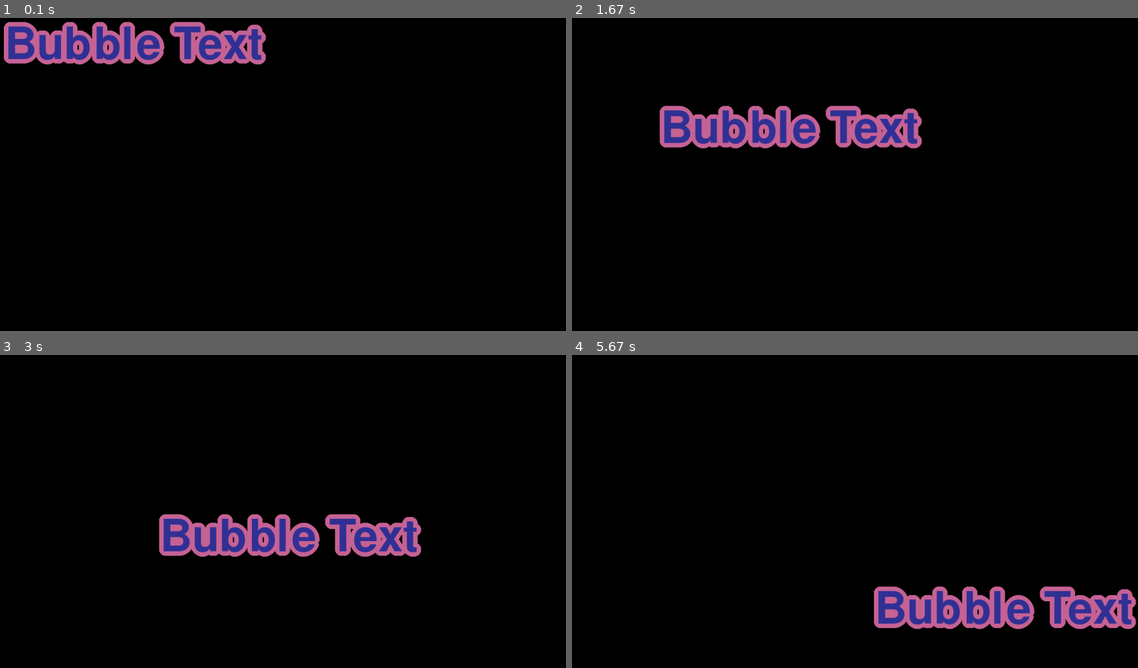
Above: before the commit, frames 1-4 (two rows, left to right).
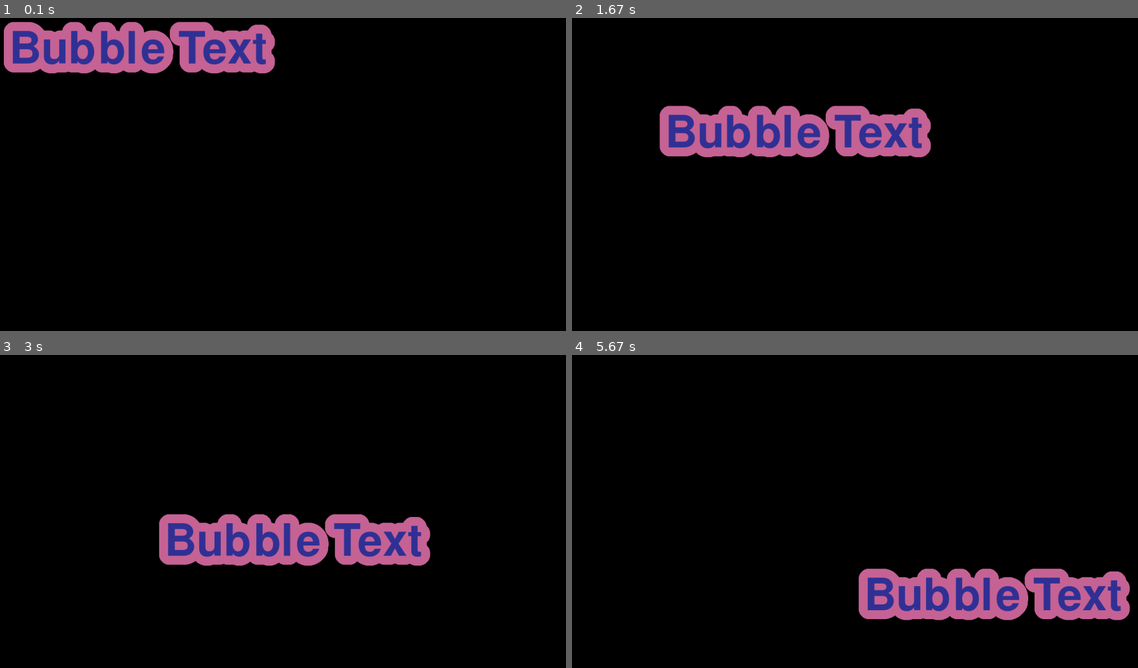
Above: after the commit, the same moments.

Repository: JeremiahCheatham/Bubble-Text
Game: pygame game, started from Python-Pygame/main.py
The game is run twice, just before and just after one commit, with the same random seed, the same clock (stepped at 60 frames per second) and the same inputs.
Inputs:
- Up to frame 1 (0.1 s): no input
- Up to frame 2 (1.67 s): no input
- Up to frame 3 (3 s): no input
- Up to frame 4 (5.67 s): no input

The runs differ from the first frame. In frame 1, 5.1% of the frame differs, in the area x 0-49%, y 1-18%; in frame 2, 5.1%; in frame 3, 5.0%; in frame 4, 6.8%, in the area x 50-100%, y 68-88%.

Commit message:
Add files via upload

Diff:
--- a/Python-Pygame/main.py
+++ b/Python-Pygame/main.py
@@ -50,8 +50,21 @@
         # https://www.geeksforgeeks.org/bresenhams-circle-drawing-algorithm/
         x = 0
         y = radius
-        d = radius
+        d = 3 - 2 * radius
+        self.blit_symmetric_points(text_surf, radius, x, y)
         while (y >= x):
+            x += 1
+            if d > 0:
+                y -= 1
+                d = d + 4 * (x - y) + 10
+            else:
+                d = d + 4 * x + 6
+            self.blit_symmetric_points(text_surf, radius, x, y)
+
+        # Using the center_color stamp the text in the center.
+        self.surface.blit(font.render(text, True, center_color), (radius, radius))
+
+    def blit_symmetric_points(self, text_surf, radius, x, y):
             self.surface.blit(text_surf, (radius + x, radius + y))
             self.surface.blit(text_surf, (radius - x, radius + y))
             self.surface.blit(text_surf, (radius + x, radius - y))
@@ -60,15 +73,6 @@
             self.surface.blit(text_surf, (radius - y, radius + x))
             self.surface.blit(text_surf, (radius + y, radius - x))
             self.surface.blit(text_surf, (radius - y, radius - x))
-            x += 1
-            if d > 0:
-                y -= 1
-                d = d + 4 * (x - y) + 10
-            else:
-                d = d + 4 * x + 6
-
-        # Using the center_color stamp the text in the center.
-        self.surface.blit(font.render(text, True, center_color), (radius, radius))
 
     def update(self):
         # Move the text by adding x and y velocity, bouce off walls.
@@ -110,7 +114,7 @@
     pygame.display.flip()
 
 # Creat a bubble text with text size, thickness, outer color and inner color.
-bubble_text = Bubble_Text("Bubble Text", 100, 10, (200, 100, 150), (50, 50, 150))
+bubble_text = Bubble_Text("Bubble Text", 100, 20, (200, 100, 150), (50, 50, 150))
 
 
 while running:
